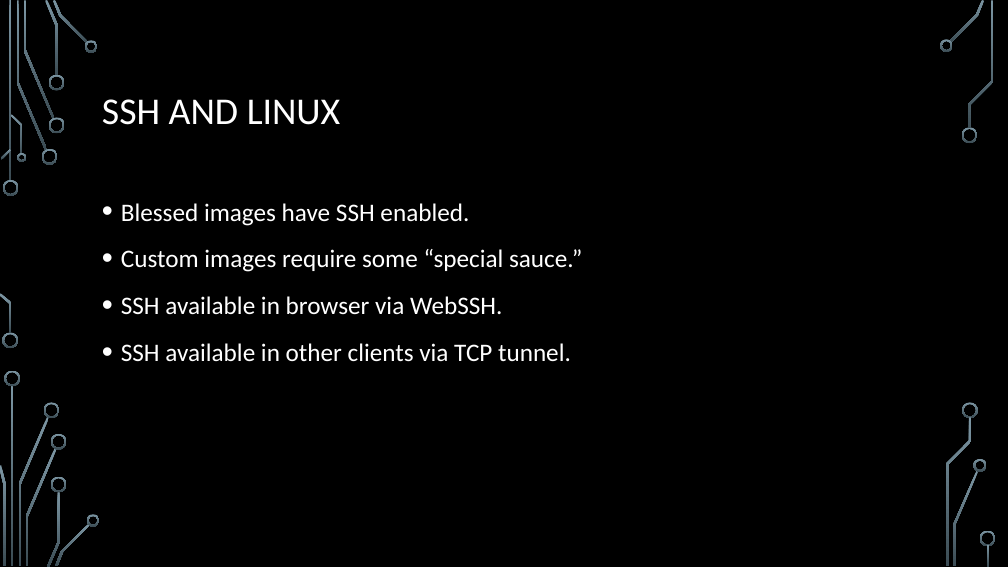
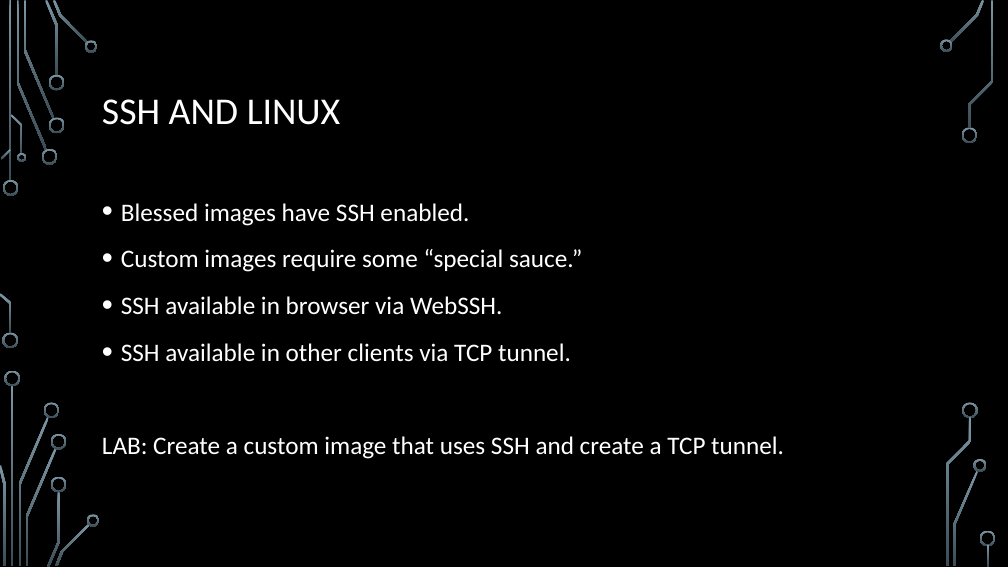
Before and after one commit to jamesche75/Linux-Boot-Camp, a slide deck: slide 16 of Modules/Module 5 - Linux and App Service/Module 5 - Linux and App Service.pptx (slide 17 before the commit). Drawn at 1008x567 pixels with LibreOffice and Linux fonts; fonts in the diff are those of the drawing; background and template pictures are left out. Boxes give left, top, right and bottom in pixels: in the first picture for what was removed or moved away, otherwise in the second. Text is boxed around its words. In the diff, an @@ line names an element or a change of style, - is before the commit and + after.

```diff
--- a/Modules/Module 5 - Linux and App Service/Module 5 - Linux and App Service.pptx
+++ b/Modules/Module 5 - Linux and App Service/Module 5 - Linux and App Service.pptx
@@ text at box(102, 436, 784, 459): paragraph added @@
+LAB: Create a custom image that uses SSH and create a TCP tunnel.
```
Also in this commit, not shown: 8 other slides changed, 1 slide added, 2 slides removed, 3 other files.
